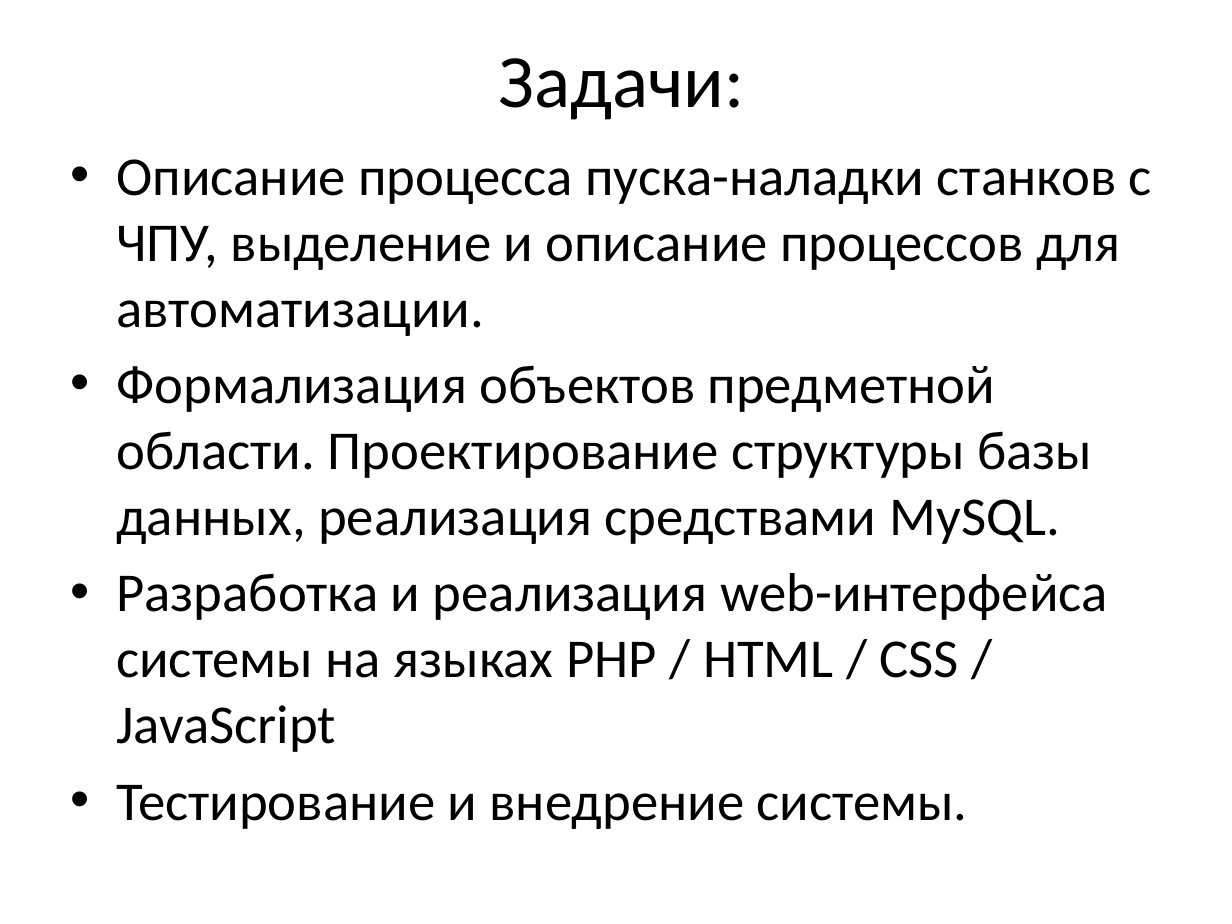
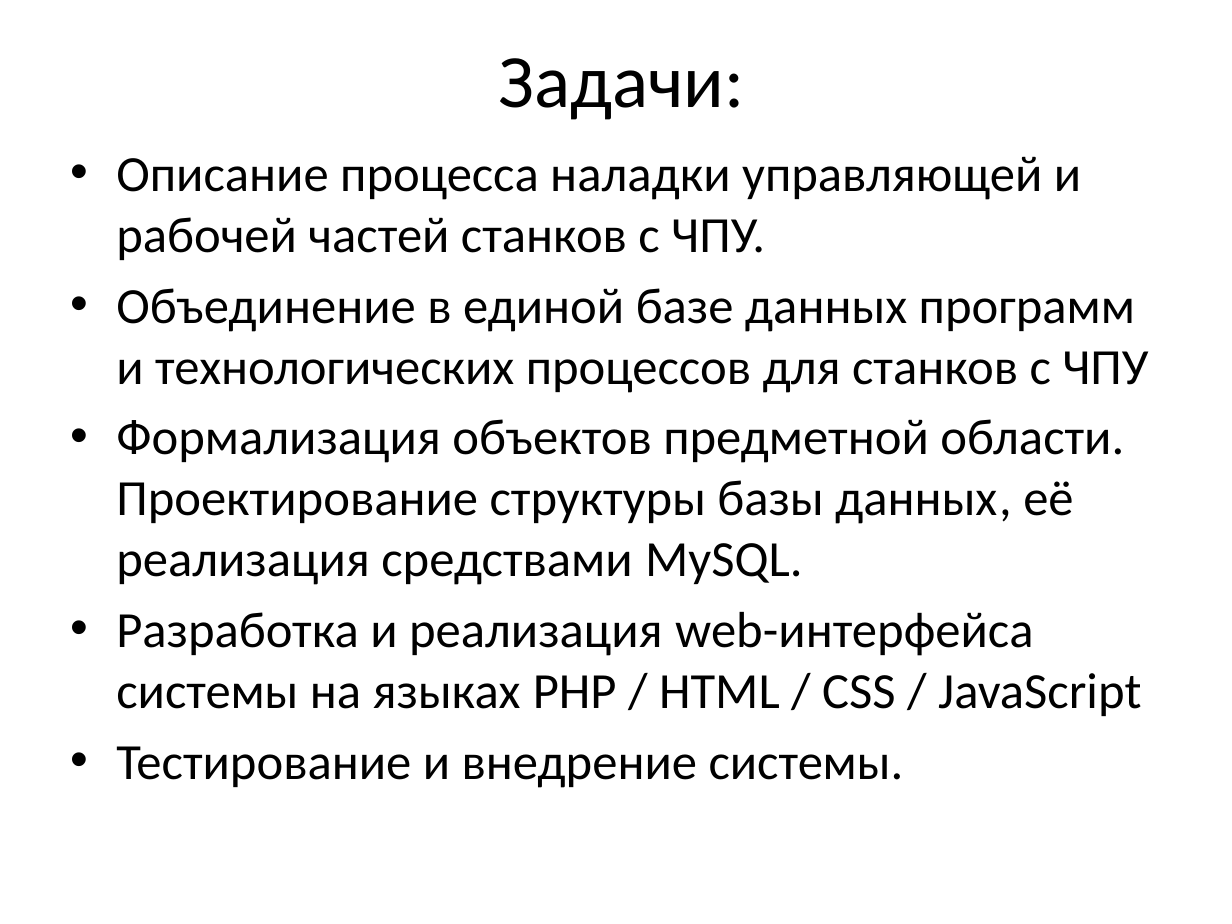
Before and after one commit to stden/diplomx, a slide deck: slide 6 of Кудрявцев Иван Владиславович/Презентация к диплому.pptx (slide 2 before the commit). Drawn at 1232x924 pixels with LibreOffice and Linux fonts; fonts in the diff are those of the drawing. Boxes give left, top, right and bottom in pixels: in the first picture for what was removed or moved away, otherwise in the second. Text is boxed around its words. In the diff, an @@ line names an element or a change of style, - is before the commit and + after.

```diff
--- a/Кудрявцев Иван Владиславович/Презентация к диплому.pptx
+++ b/Кудрявцев Иван Владиславович/Презентация к диплому.pptx
@@ text at (116,156,1148,585): text changed; size 32 to 29.6 pt @@
-• Описание процесса пуска-наладки станков с ЧПУ, выделение и описание процессов для автоматизации.
-• Формализация объектов предметной области. Проектирование структуры базы данных, реализация средствами MySQL.
+• Описание процесса наладки управляющей и рабочей частей станков с ЧПУ.
+• Объединение в единой базе данных программ и технологических процессов для станков с ЧПУ
+• Формализация объектов предметной области. Проектирование структуры базы данных, её реализация средствами MySQL.
@@ text at (116,612,1141,788): size 32 to 29.6 pt in "Разработка и реализация web-интерфейса системы на языках ...", "Тестирование и внедрение системы." @@
```
Also in this commit, not shown: 8 other slides changed, 1 slide added, 4 other files.
